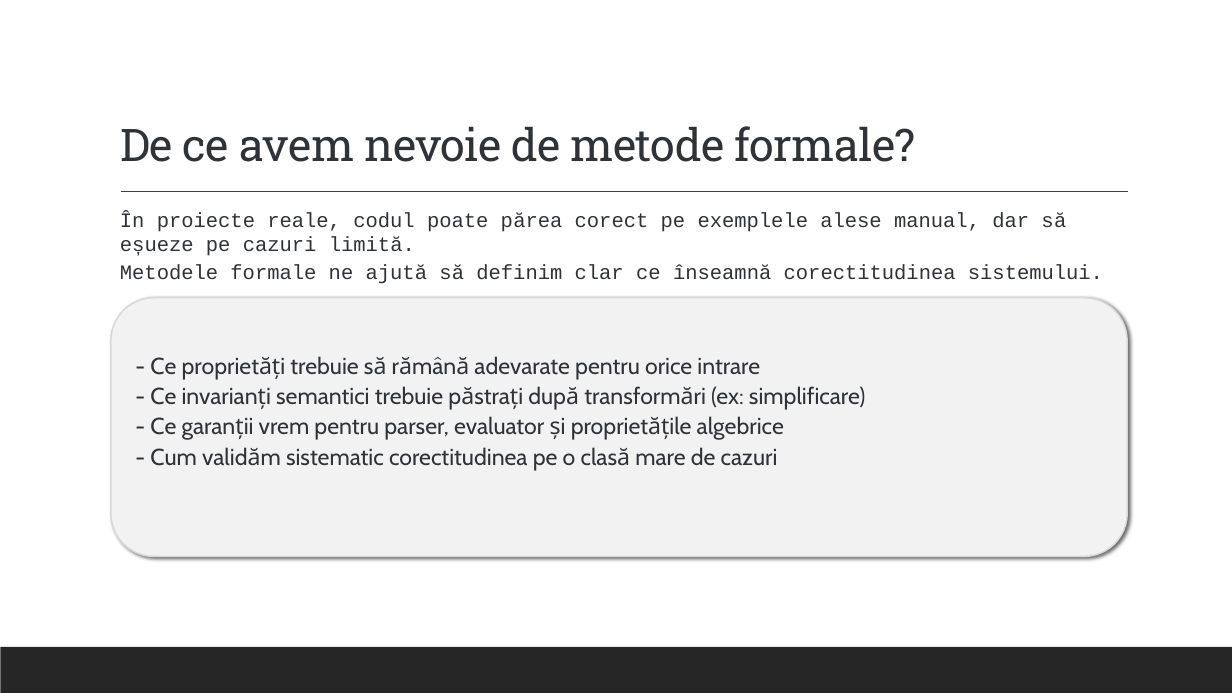
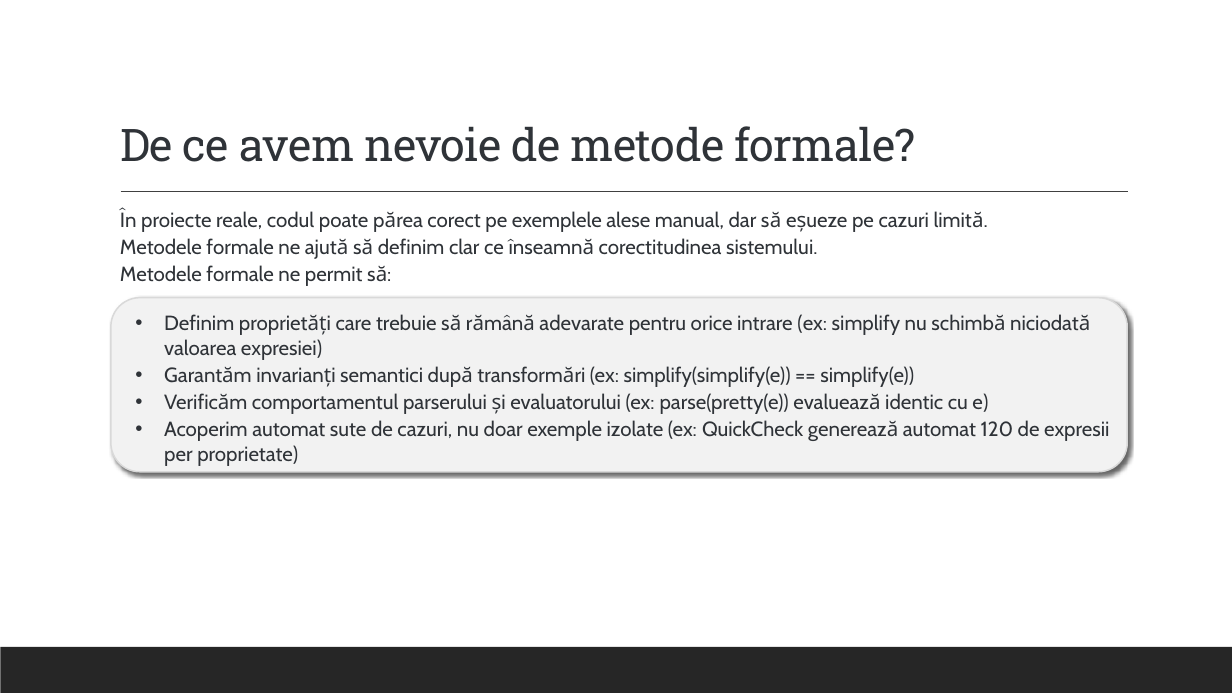
Before and after one commit to alexandrunite/MFIS_Project, a slide deck: slide 3 of Testarea property-based folosind QuickCheck.pptx. Drawn at 1232x693 pixels with LibreOffice and Linux fonts; fonts in the diff are those of the drawing. Boxes give left, top, right and bottom in pixels: in the first picture for what was removed or moved away, otherwise in the second. Text is boxed around its words. In the diff, an @@ line names an element or a change of style, - is before the commit and + after.

```diff
--- a/Testarea property-based folosind QuickCheck.pptx
+++ b/Testarea property-based folosind QuickCheck.pptx
@@ text at <box>120,211,988,259</box>: font Courier New to Cabin in "În proiecte reale, codul poate părea corect ...", "Metodele formale ne ajută să definim clar ..." @@
@@ text at <box>120,265,363,286</box>: paragraph added @@
+Metodele formale ne permit să:
@@ rounded rectangle: place and size @@
-rounded rectangle at <box>111,298,1128,556</box>
+rounded rectangle at <box>111,298,1128,471</box>
@@ text at <box>164,314,1109,466</box>: text changed; size 18 to 16 pt @@
-- Ce proprietăți trebuie să rămână adevarate pentru orice intrare
-- Ce invarianți semantici trebuie păstrați după transformări (ex: simplificare)
-- Ce garanții vrem pentru parser, evaluator și proprietățile algebrice
-- Cum validăm sistematic corectitudinea pe o clasă mare de cazuri
+• Definim proprietăți care trebuie să rămână adevarate pentru orice intrare (ex: simplify nu schimbă niciodată valoarea expresiei)
+• Garantăm invarianți semantici după transformări (ex: simplify(simplify(e)) == simplify(e))
+• Verificăm comportamentul parserului și evaluatorului (ex: parse(pretty(e)) evaluează identic cu e)
+• Acoperim automat sute de cazuri, nu doar exemple izolate (ex: QuickCheck generează automat 120 de expresii per proprietate)
```
Also in this commit, not shown: 8 other slides changed.
